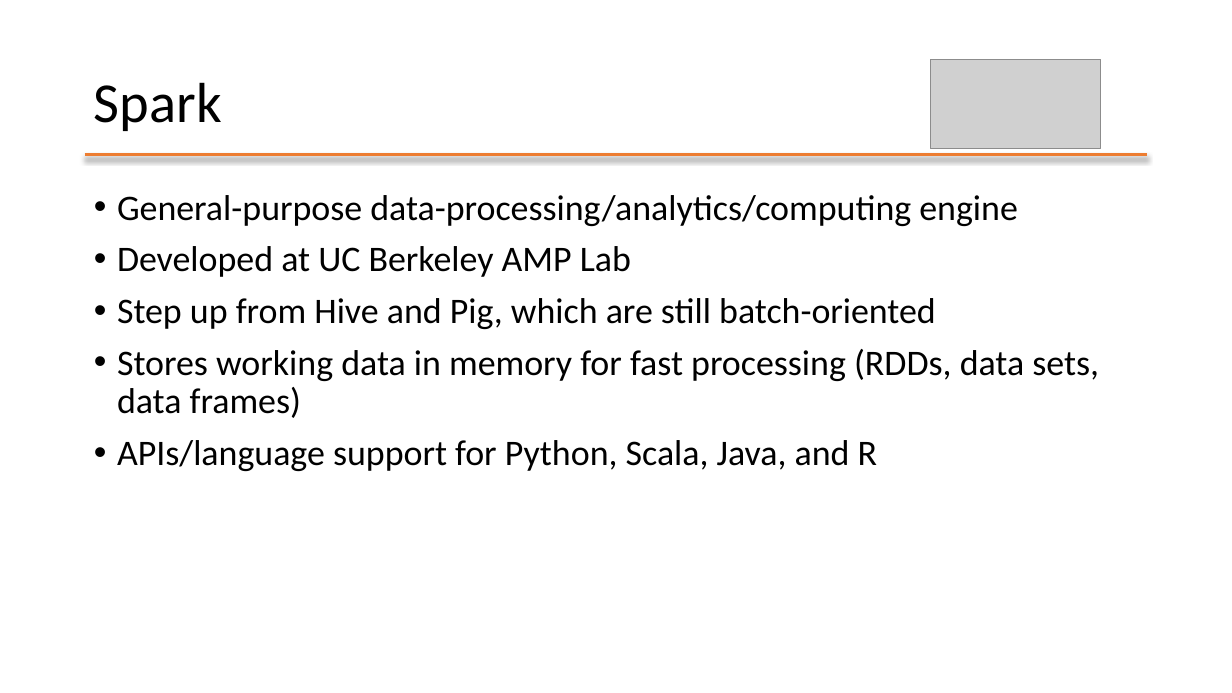
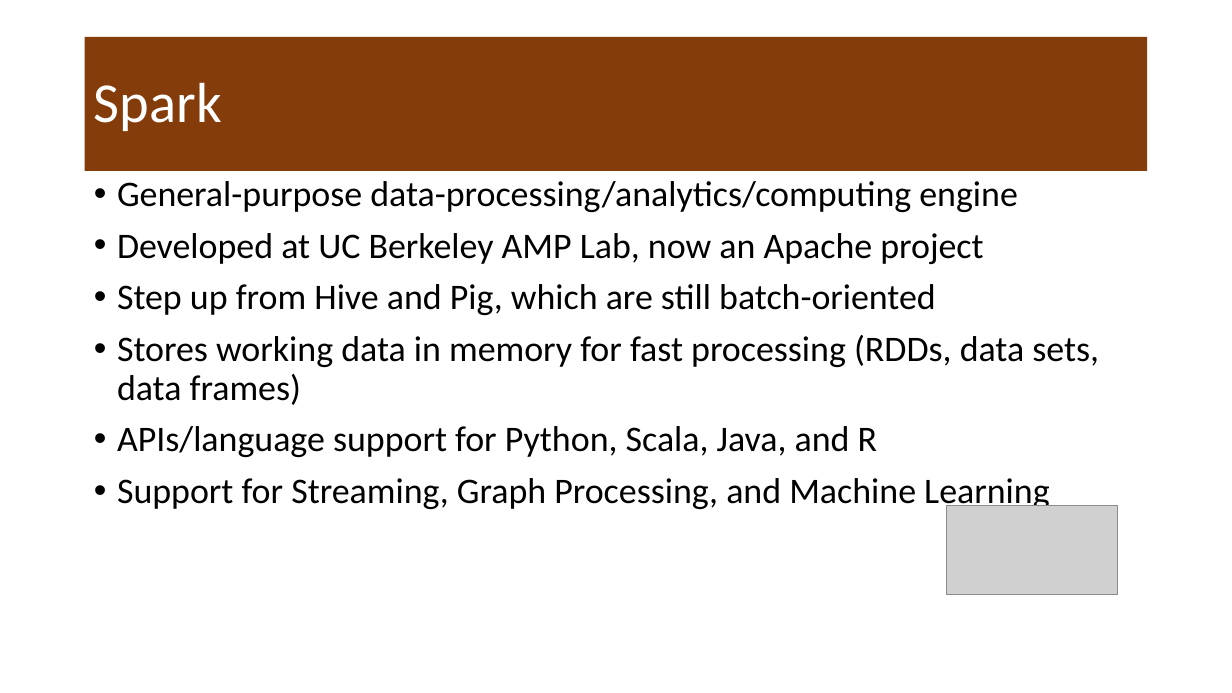
Before and after one commit to mafudge/ist769-old, a slide deck: slide 19 of content/D-Spark/D-Spark-Object-Storage.pptx (slide 16 before the commit). Drawn at 1232x693 pixels with LibreOffice and Linux fonts; fonts in the diff are those of the drawing; grey boxes stand for pictures. Boxes give left, top, right and bottom in pixels: in the first picture for what was removed or moved away, otherwise in the second. Text is boxed around its words. In the diff, an @@ line names an element or a change of style, - is before the commit and + after.

```diff
--- a/content/D-Spark/D-Spark-Object-Storage.pptx
+++ b/content/D-Spark/D-Spark-Object-Storage.pptx
@@ title "Spark": place and size @@
-title "Spark" at [94,82,222,131]
+title "Spark" at [85,37,1148,171]
@@ title "Spark" at [85,37,1148,171]: text colour #000000 to #FFFFFF; fill none to #843C0B; outline none to #ED7D31 3 pt @@
@@ text "General-purpose data-processing/analytics/computing engine": place and size @@
-text "General-purpose data-processing/analytics/computing engine" at [117,195,1099,471]
+text "General-purpose data-processing/analytics/computing engine" at [85,171,1148,625]
@@ text "General-purpose data-processing/analytics/computing engine" at [85,171,1148,625]: fill none to #FFFFFF; outline none to #ED7D31 3 pt @@
@@ line removed from (85, 154) to (1148, 154) @@
@@ text at [117,233,983,264]: text changed @@
-• Developed at UC Berkeley AMP Lab
+• Developed at UC Berkeley AMP Lab, now an Apache project
@@ text at [117,478,1049,512]: paragraph added @@
+• Support for Streaming, Graph Processing, and Machine Learning
@@ picture: place and size @@
-picture at [931,59,1102,148]
+picture at [947,506,1118,594]
```
Also in this commit, not shown: 7 other slides changed, 26 slides added, 8 slides removed, 35 other files.
